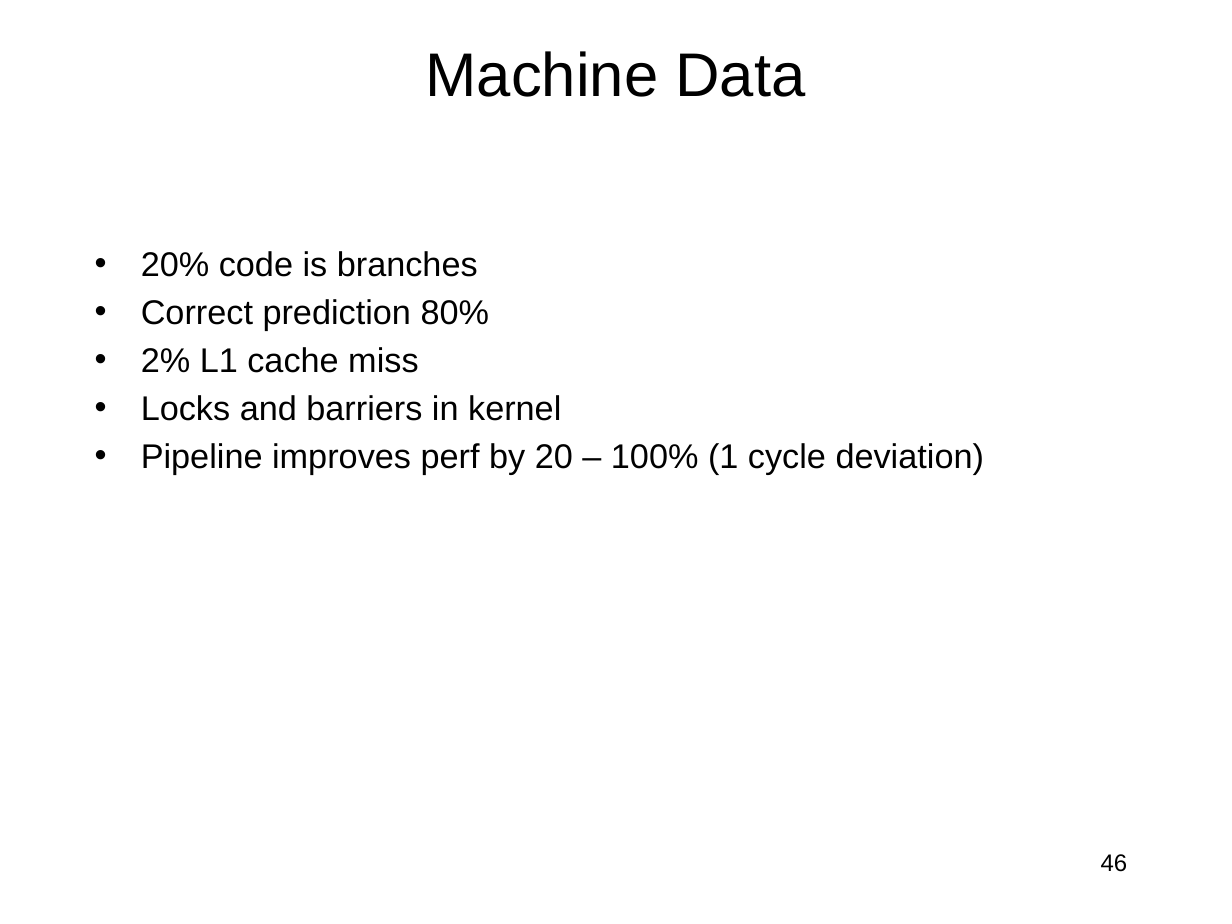
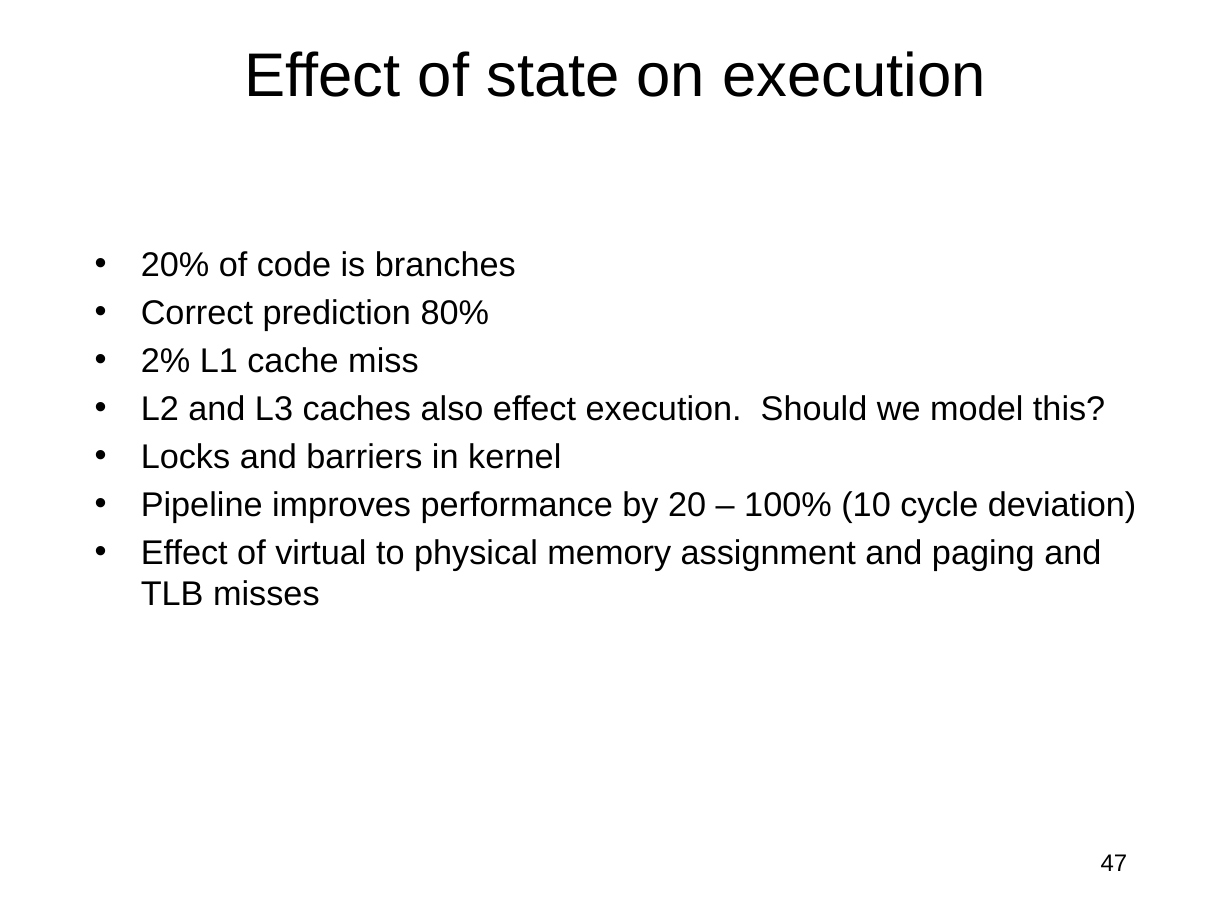
Before and after one commit to jlmucb/class_notes, a slide deck: slide 47 of BerkeleyClass/CS290Spring2013/Lectures/entropy_talk.pptx (slide 46 before the commit). Drawn at 1232x924 pixels with LibreOffice and Linux fonts; fonts in the diff are those of the drawing. Boxes give left, top, right and bottom in pixels: in the first picture for what was removed or moved away, otherwise in the second. Text is boxed around its words. In the diff, an @@ line names an element or a change of style, - is before the commit and + after.

```diff
--- a/BerkeleyClass/CS290Spring2013/Lectures/entropy_talk.pptx
+++ b/BerkeleyClass/CS290Spring2013/Lectures/entropy_talk.pptx
@@ title at bbox=[245, 51, 986, 97]: text changed @@
-Machine Data
+Effect of state on execution
@@ text at bbox=[141, 251, 516, 277]: text changed @@
-• 20% code is branches
+• 20% of code is branches
@@ text at bbox=[141, 395, 1105, 421]: paragraph added @@
+• L2 and L3 caches also effect execution. Should we model this?
@@ text at bbox=[141, 491, 1136, 606]: text changed @@
-• Pipeline improves perf by 20 – 100% (1 cycle deviation)
+• Pipeline improves performance by 20 – 100% (10 cycle deviation)
+• Effect of virtual to physical memory assignment and paging and TLB misses
@@ page number at bbox=[1101, 854, 1128, 871]: text changed @@
-46
+47
```
Also in this commit, not shown: 4 slides added, 1 other file.
